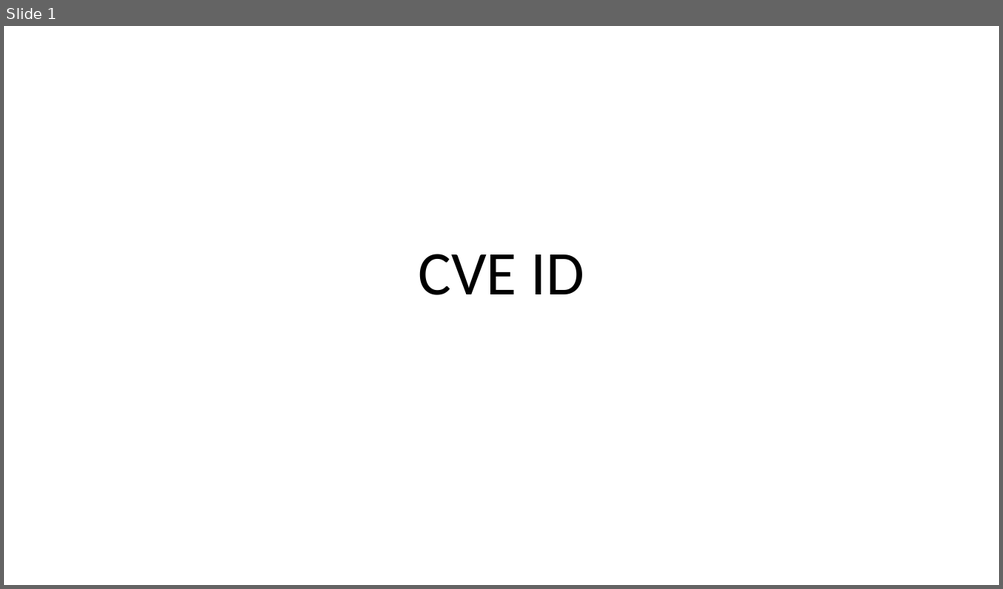
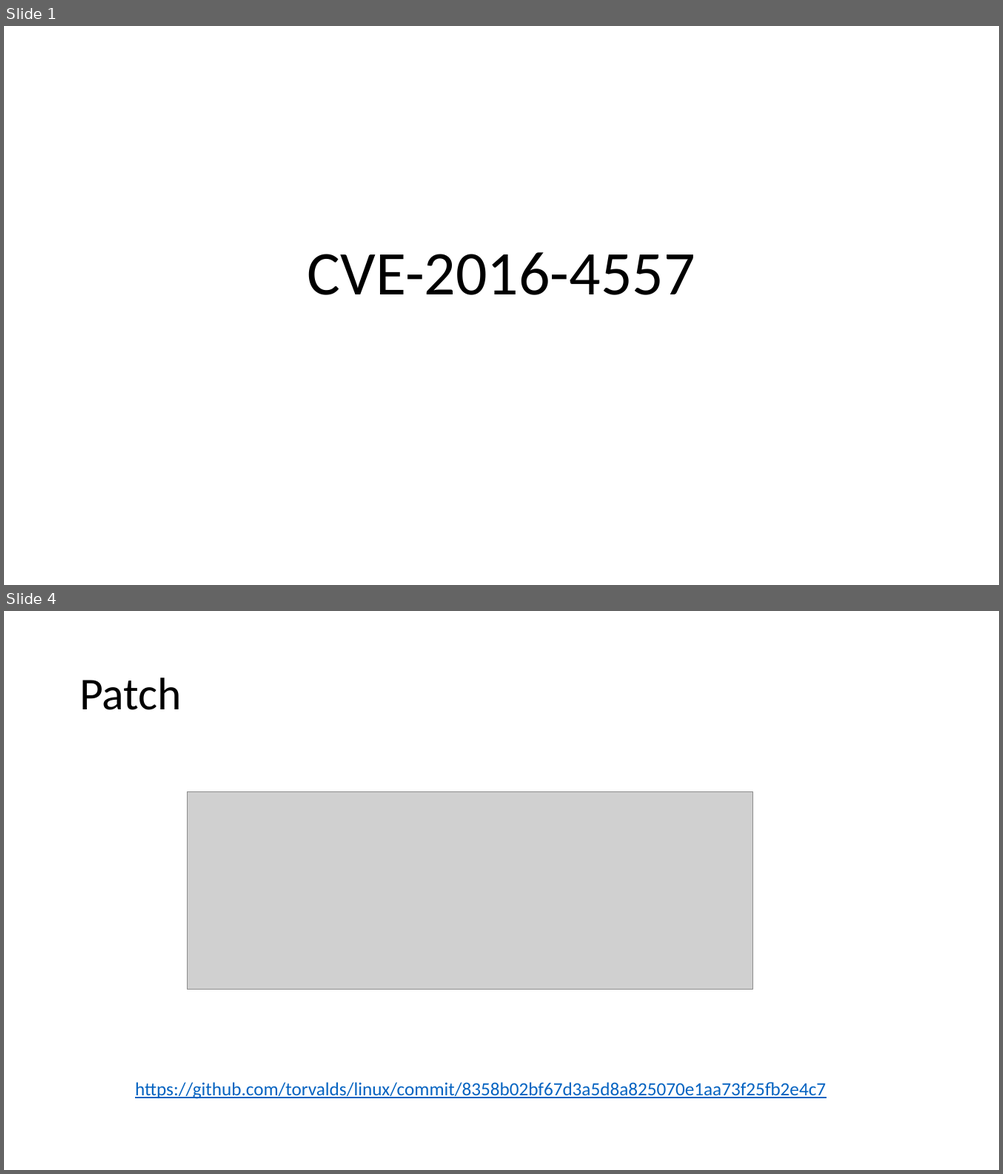
Before and after one commit to mudongliang/Kernel_Vulnerabilities, a slide deck: UAF/2016/CVE-2016-4557.pptx. Shown one above the other, each under a label of ours: slide 1 before the commit, slides 1 and 4 after it; the slides between them are not shown. The pictures are 1003x589 and 1003x1174 pixels, drawn with LibreOffice and Linux fonts; fonts in the diff are those of the drawing; grey boxes stand for pictures. Boxes give left, top, right and bottom in pixels: in the first picture for what was removed or moved away, otherwise in the second. Text is boxed around its words. In the diff, an @@ line names an element or a change of style, - is before the commit and + after.

```diff
--- a/UAF/2016/CVE-2016-4557.pptx
+++ b/UAF/2016/CVE-2016-4557.pptx
@@ slide 4 added at <box>4,611,999,1170</box>, background #FFFFFF @@
@@ title added at <box>79,678,182,710</box>, 44 pt, text #000000 @@
+Patch
@@ picture added at <box>188,792,753,990</box> @@
@@ text added at <box>135,1082,825,1099</box>, 18 pt, text #0563C1, underline @@
+https://github.com/torvalds/linux/commit/8358b02bf67d3a5d8a825070e1aa73f25fb2e4c7
@@ slide 1 changed as well @@
@@ title at <box>307,252,695,295</box>: text changed @@
-CVE ID
+CVE-2016-4557
```
Also in this commit, not shown: 2 other slides changed, 3 other slides added, 2 slides removed, 3 other files.
